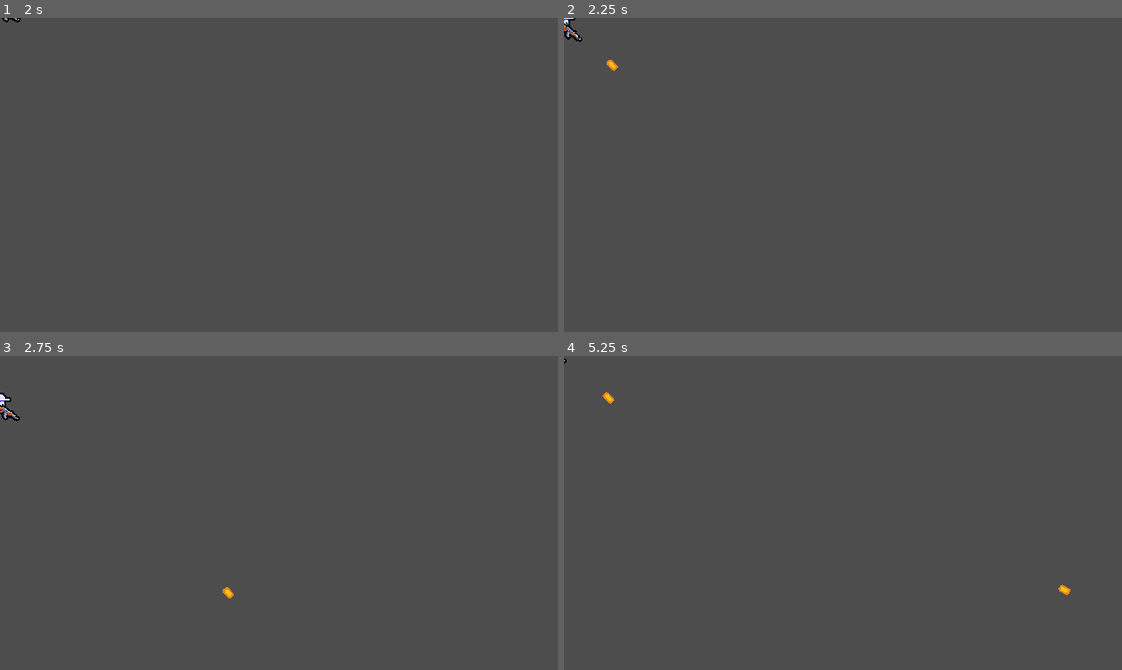
Above: before the commit, frames 1-4 (two rows, left to right).
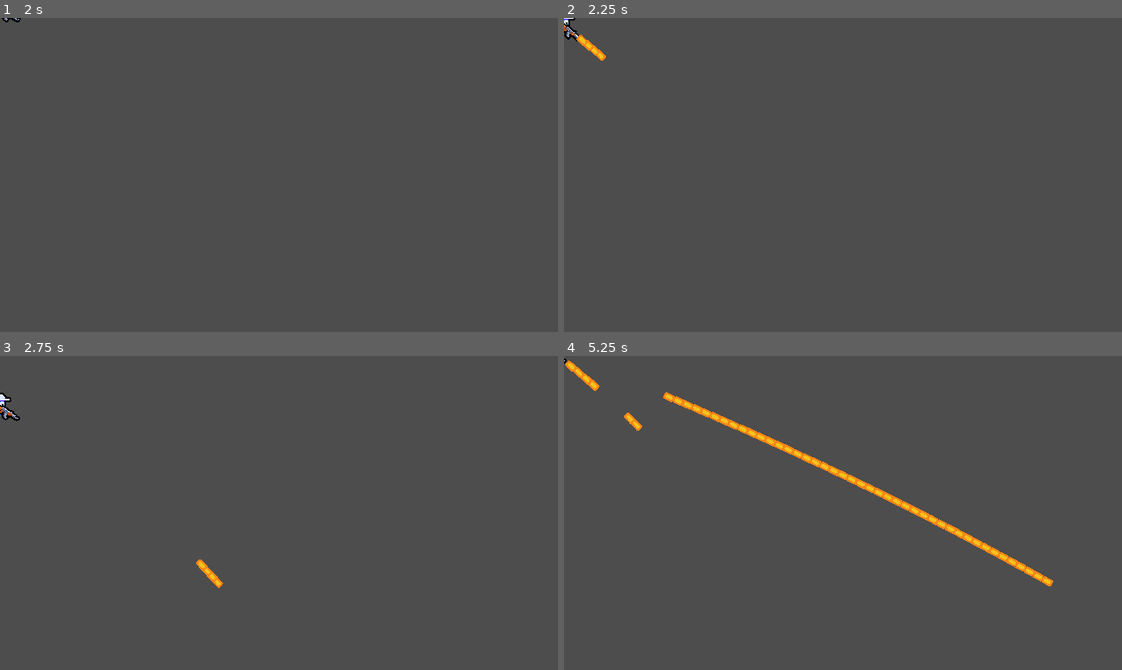
Above: after the commit, the same moments.

Repository: mpowell773/Godot_Multiplayer_Tut
Game: Godot game, scene res://ui/main_menu/main_menu.tscn
Same seed, same stepped clock (60 frames per second), same inputs: the game is played once before the commit and once after it.
Inputs (mouse positions are in pixels of both pictures, inside the frame that each line leads up to):
- Up to frame 1 (2 s): tap Enter at 0.5 s; move the mouse to (401, 159) at 0.52 s; press the mouse at (401, 159) at 0.53 s; hold D (move_right) 0.53-1.25 s; release the mouse at (401, 159) at 1.25 s; click "Host" at 1.25 s
- Up to frame 2 (2.25 s): tap Space at 2 s; move the mouse to (731, 190) at 2.02 s; hold S (move_down) from 2.03 s (still down); click (731, 190) at 2.1 s
- Up to frame 3 (2.75 s): keep holding S (move_down)
- Up to frame 4 (5.25 s): move the mouse to (898, 443) at 2.77 s; release S (move_down) at 2.78 s; press the mouse at (898, 443) at 2.78 s; hold D (move_right) 2.78-3.53 s; move the mouse to (815, 575) at 3.52 s; release the mouse at (815, 575) at 3.53 s; hold W (move_up) 3.53-4.28 s; click (815, 575) at 3.6 s; move the mouse to (1010, 560) at 4.27 s; press the mouse at (1010, 560) at 4.28 s; hold A (move_left) from 4.28 s (still down); move the mouse to (675, 465) at 5.02 s; release the mouse at (675, 465) at 5.03 s; click (675, 465) at 5.1 s

Frame 1 is identical in both runs. In frame 2, 0.2% of the frame differs, in the area x 2-10%, y 5-17%; in frame 3, 0.2%; in frame 4, 2.0%, in the area x 0-91%, y 1-77%.

Commit message:
synchronize bullets across clients

Diff:
--- a/component/player_input_synchronizer_component.gd
+++ b/component/player_input_synchronizer_component.gd
@@ -5,7 +5,7 @@
 
 var movement_vector := Vector2.ZERO
 var aim_vector := Vector2.RIGHT
-
+var is_attack_pressed: bool
 
 func _process(_delta: float) -> void:
 	# Client authority is passed from main.gd
@@ -16,3 +16,4 @@
 func gather_input() -> void:
 	movement_vector = Input.get_vector("move_left", "move_right", "move_up", "move_down")
 	aim_vector = aim_root.global_position.direction_to(aim_root.get_global_mouse_position())
+	is_attack_pressed = Input.is_action_pressed("attack")
--- a/component/player_input_synchronizer_component.tscn
+++ b/component/player_input_synchronizer_component.tscn
@@ -9,6 +9,9 @@
 properties/1/path = NodePath(".:aim_vector")
 properties/1/spawn = true
 properties/1/replication_mode = 1
+properties/2/path = NodePath(".:is_attack_pressed")
+properties/2/spawn = true
+properties/2/replication_mode = 2
 
 [node name="PlayerInputSynchronizerComponent" type="MultiplayerSynchronizer" unique_id=1337075970]
 root_path = NodePath(".")
--- a/entities/bullet/bullet.tscn
+++ b/entities/bullet/bullet.tscn
@@ -3,8 +3,22 @@
 [ext_resource type="Script" uid="uid://2vjivsqfodrk" path="res://entities/bullet/bullet.gd" id="1_2kyv7"]
 [ext_resource type="Texture2D" uid="uid://ig2wut30sryp" path="res://entities/bullet/bullet.png" id="1_78c8h"]
 
+[sub_resource type="SceneReplicationConfig" id="SceneReplicationConfig_2kyv7"]
+properties/0/path = NodePath(".:global_position")
+properties/0/spawn = true
+properties/0/replication_mode = 0
+properties/1/path = NodePath(".:rotation")
+properties/1/spawn = true
+properties/1/replication_mode = 0
+properties/2/path = NodePath(".:direction")
+properties/2/spawn = true
+properties/2/replication_mode = 0
+
 [node name="Bullet" type="Node2D" unique_id=1198245205]
 script = ExtResource("1_2kyv7")
 
+[node name="MultiplayerSynchronizer" type="MultiplayerSynchronizer" parent="." unique_id=1246466825]
+replication_config = SubResource("SceneReplicationConfig_2kyv7")
+
 [node name="Sprite2D" type="Sprite2D" parent="." unique_id=783547308]
 texture = ExtResource("1_78c8h")
--- a/entities/player/player.gd
+++ b/entities/player/player.gd
@@ -13,11 +13,6 @@
 	player_input_synchronizer_component.set_multiplayer_authority(input_multiplayer_authority)
 
 
-func _input(event: InputEvent) -> void:
-	if event.is_action_pressed("attack"):
-		create_bullet()
-
-
 func _process(_delta: float) -> void:
 	# Client logic
 	var aim_position := weapon_root.global_position + player_input_synchronizer_component.aim_vector
@@ -28,9 +23,14 @@
 		velocity = player_input_synchronizer_component.movement_vector * 100
 		move_and_slide()
 
+		if player_input_synchronizer_component.is_attack_pressed:
+			create_bullet()
+
 
 func create_bullet() -> void:
 	var bullet := bullet_scene.instantiate() as Bullet
 	bullet.global_position = weapon_root.global_position
-	get_parent().add_child(bullet)
+	# One must use caution when calling functions before adding to the scene tree.
+	# In this case, it's safe, but this should be something to be considered.
 	bullet.start(player_input_synchronizer_component.aim_vector)
+	get_parent().add_child(bullet, true)
--- a/main.tscn
+++ b/main.tscn
@@ -6,4 +6,5 @@
 script = ExtResource("1_ig7tw")
 
 [node name="MultiplayerSpawner" type="MultiplayerSpawner" parent="." unique_id=1327038342]
+_spawnable_scenes = PackedStringArray("uid://cmsm71jq22qef")
 spawn_path = NodePath("..")
